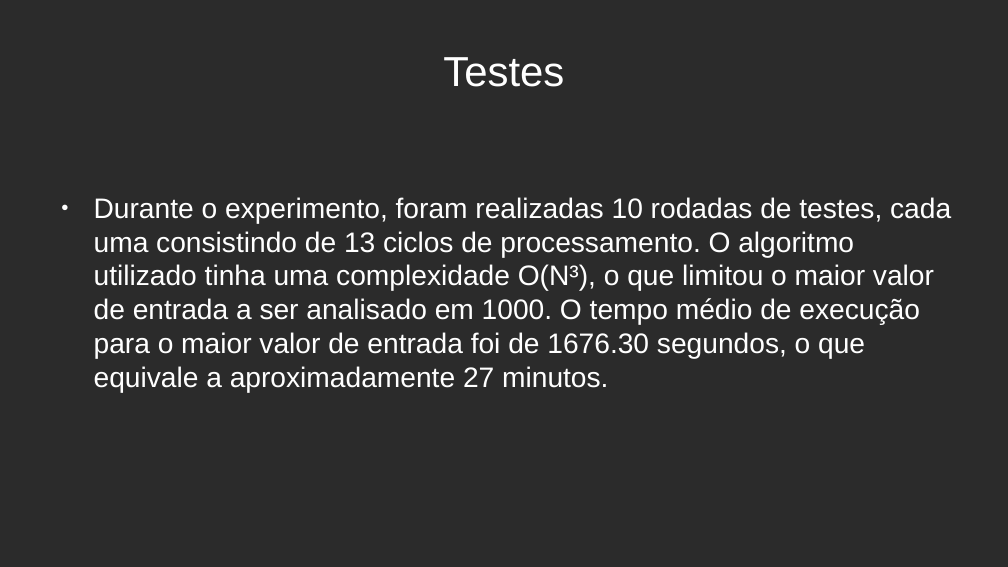
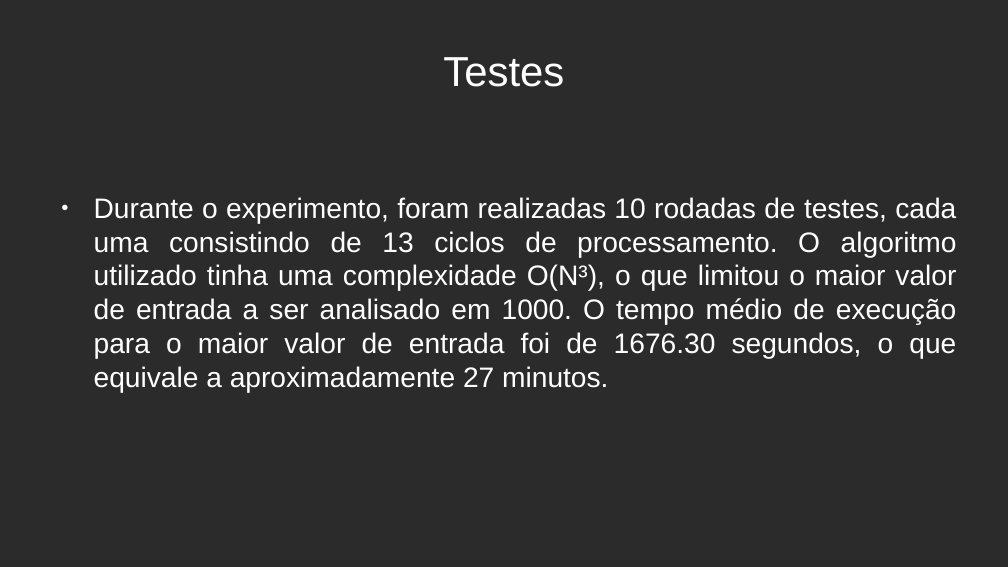
Before and after one commit to eipedrov/PedroVinicius_ws_AA_RR_2023, a slide deck: slide 8 of Apresentacao.odp. Drawn at 1008x567 pixels with LibreOffice and Linux fonts; fonts in the diff are those of the drawing; background and template pictures are left out; a plain dark background stands for a picture behind light text. Boxes give left, top, right and bottom in pixels: in the first picture for what was removed or moved away, otherwise in the second. Text is boxed around its words. In the diff, an @@ line names an element or a change of style, - is before the commit and + after.

```diff
--- a/Apresentacao.odp
+++ b/Apresentacao.odp
@@ text "Durante o experimento, foram realizadas ..." at box(94, 197, 957, 392): alignment left to justified @@
```
Also in this commit, not shown: 3 other slides changed, 3 other files.
